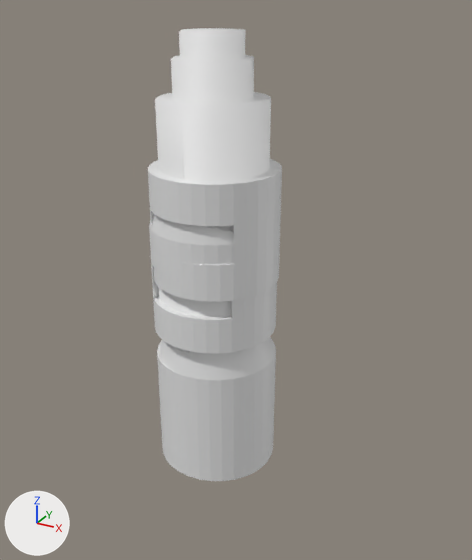
The Blender file fbx/obj_fix/cenroom.blend, before and after one commit.
Both versions are drawn from a 50 mm camera at (2.08, -3.53, 3.18) aimed at (0.12, 0.04, 1.39). The axes (+X, +Y, +Z) are drawn at lower left. The lights are the same throughout. The same objects are shown in both versions, whatever each file hides.

Names of what the first picture shows: 'Sil2', 'Sil4'.
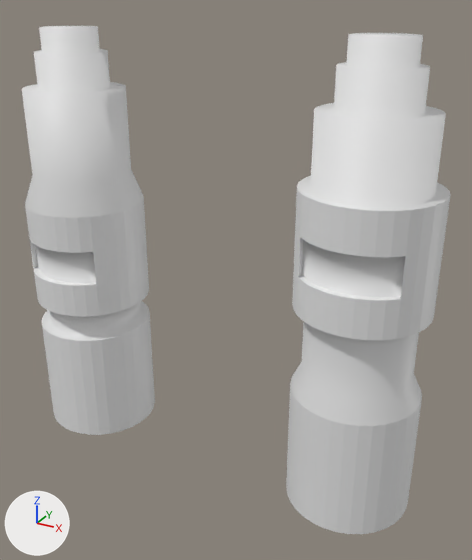
What changed in the scene script:
```text
Change ob_sil2:
    ob_sil2.location: (-0.011, 0.0, 0.71) -> (1.021, 0.0, 0.71)
Change ob_sil4:
    ob_sil4.location: (-0.024, 0.0, 0.71) -> (-1.12, 0.0, 0.71)
```

Boxes [x1, y1, x2, y2] around the edits, measured in the pictures (472 x 560 px):
'Sil2', moved: before [148, 28, 282, 481]; after [286, 33, 451, 534]
'Sil4', moved: before [149, 31, 277, 476]; after [22, 26, 155, 435]
